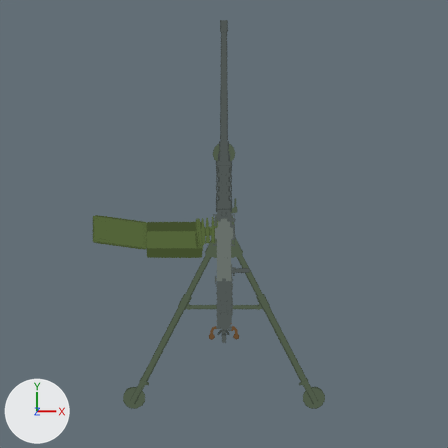
Renders of the Blender file ArtSource/HeavyMachineGuns/output/M2HB/model.blend from each side of a commit.
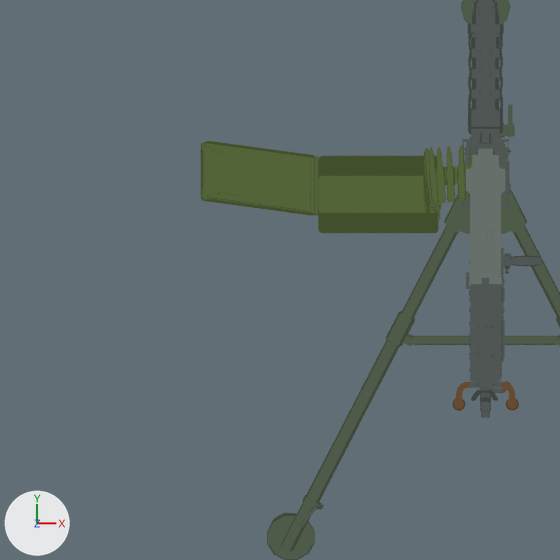
Each version is shown from the file's camera 'ORTHOGRAPHIC_90_DEGREES', then close up on the part from 0% to 58% of the width and 34% to 91% of the height. Lighting does not change. The marker at lower left points along +X, +Y and +Z. The first two pictures are the older version.

The first close-up shows 'Barrel / barrel', 'Body_M2 / body', 'Cover.007 / body', 'Tripod_body_001_Low / body', 'Tripod_body_001_Low / mount' and 6 more.
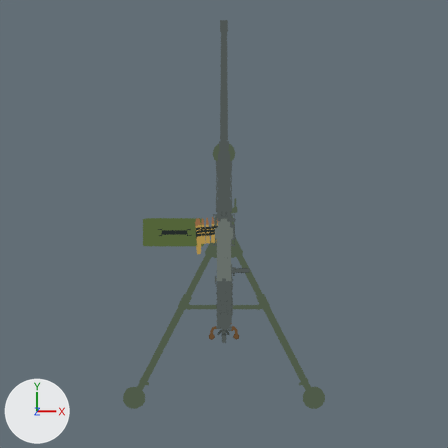
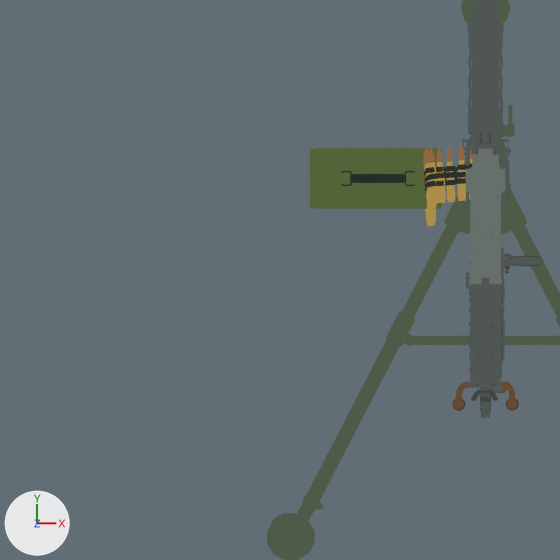
Changed parts and their boxes (x1, y1, x2, y2) in the close-ups (560 x 560 px):
'Tripod_body_001_Low / body', deleted (dark green): before (201, 141, 476, 233)
    faces in mat_ammo_top (dark green #536439): (202, 141, 475, 215)
    faces in mat_ammo_edge (dark green #424f2d): (201, 141, 476, 233)
'Tripod_body_001_Low / ammo_lid', added: after (315, 148, 442, 209)
    faces in mat_ammo_top (dark green #536439): (315, 148, 442, 209)
    faces in mat_dark_top (black #252c2a): (341, 171, 415, 186)
'Tripod_body_001_Low / gun', added: after (423, 145, 476, 226)
    faces in mat_brass_top (brown #ad8e49): (424, 159, 472, 226)
    faces in mat_link_top (dark grey #2b302b): (424, 164, 472, 194)
    faces in mat_copper_top (brown #916644): (423, 145, 476, 168)
'Tripod_body_001_Low / ammo_box', added: after (310, 148, 318, 209)

What the commit changed:
Material 'dark_top' (mat_dark_top) is new.
Its base color is (0.0185, 0.0252, 0.0232) (black #252c2a).
Material 'link_top' (mat_link_top) is new.
Its base color is (0.0242, 0.0296, 0.0242) (dark grey #2b302b).
Material 'brass_top' (mat_brass_top) is new.
Its base color is (0.418, 0.27, 0.0666) (brown #ad8e49).
Material 'copper_top' (mat_copper_top) is new.
Its base color is (0.283, 0.133, 0.0578) (brown #916644).
Mesh me_tripod_body_001_low_ammo_lid is new.
It has 2067 vertices, 2185 faces and spans x -0.4..-0.102, y -0.114..0.028, z -0.073..-0.009.
Faces by material slot: [1118, 1067].
It uses material mat_dark_top (black #252c2a).
It uses material mat_ammo_top (dark green #536439).
Mesh me_tripod_body_001_low_ammo_box is new.
It has 1207 vertices, 1258 faces and spans x -0.412..-0.103, y -0.114..0.028, z -0.224..-0.055.
It uses material mat_ammo_top (dark green #536439).
Mesh me_tripod_body_001_low_gun is new.
It has 9312 vertices, 9712 faces and spans x -0.147..0.035, y -0.155..0.039, z -0.176..0.162.
Faces by material slot: [3296, 2240, 4176].
It uses material mat_brass_top (brown #ad8e49).
It uses material mat_copper_top (brown #916644).
It uses material mat_link_top (dark grey #2b302b).
Object 'Tripod_body_001_Low / body' (ob_tripod_body_001_low___body) is deleted.
Object 'Tripod_body_001_Low / ammo_lid' (ob_tripod_body_001_low___ammo_lid) is new; it shows me_tripod_body_001_low_ammo_lid.
Its location is (0.0, 0.0, 0.0).
Object 'Tripod_body_001_Low / ammo_box' (ob_tripod_body_001_low___ammo_box) is new; it shows me_tripod_body_001_low_ammo_box.
Its location is (0.0, 0.0, 0.0).
Object 'Tripod_body_001_Low / gun' (ob_tripod_body_001_low___gun) is new; it shows me_tripod_body_001_low_gun.
Its location is (0.0, 0.0, 0.0).
